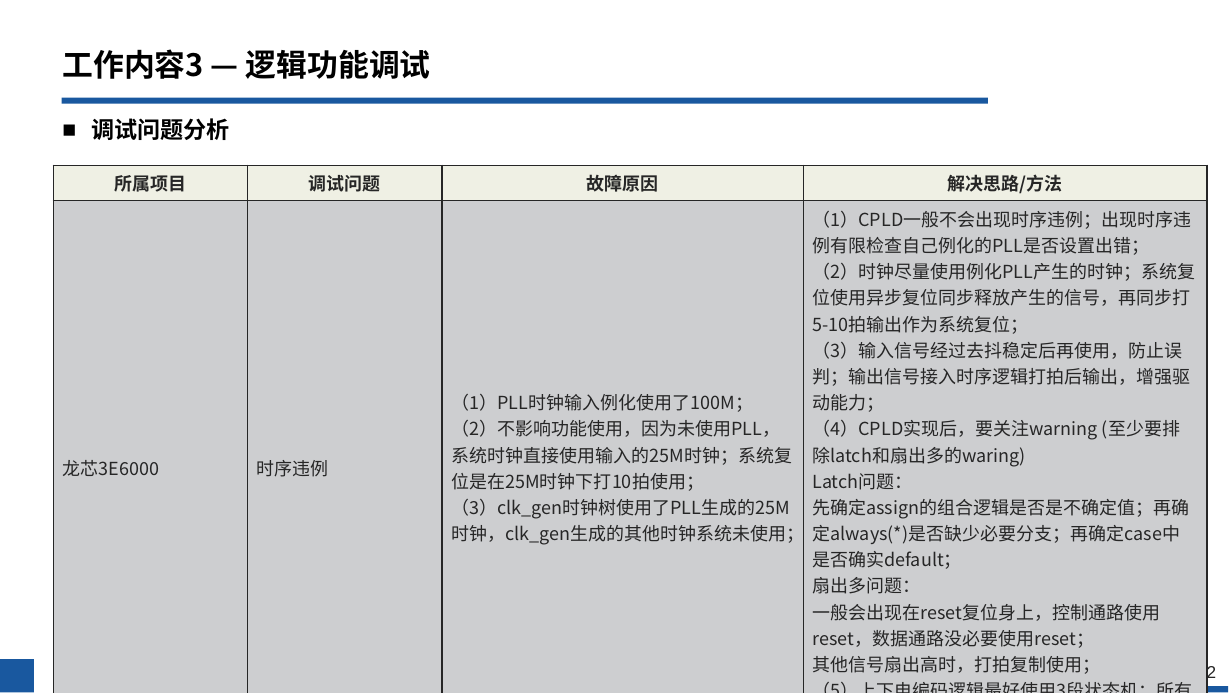
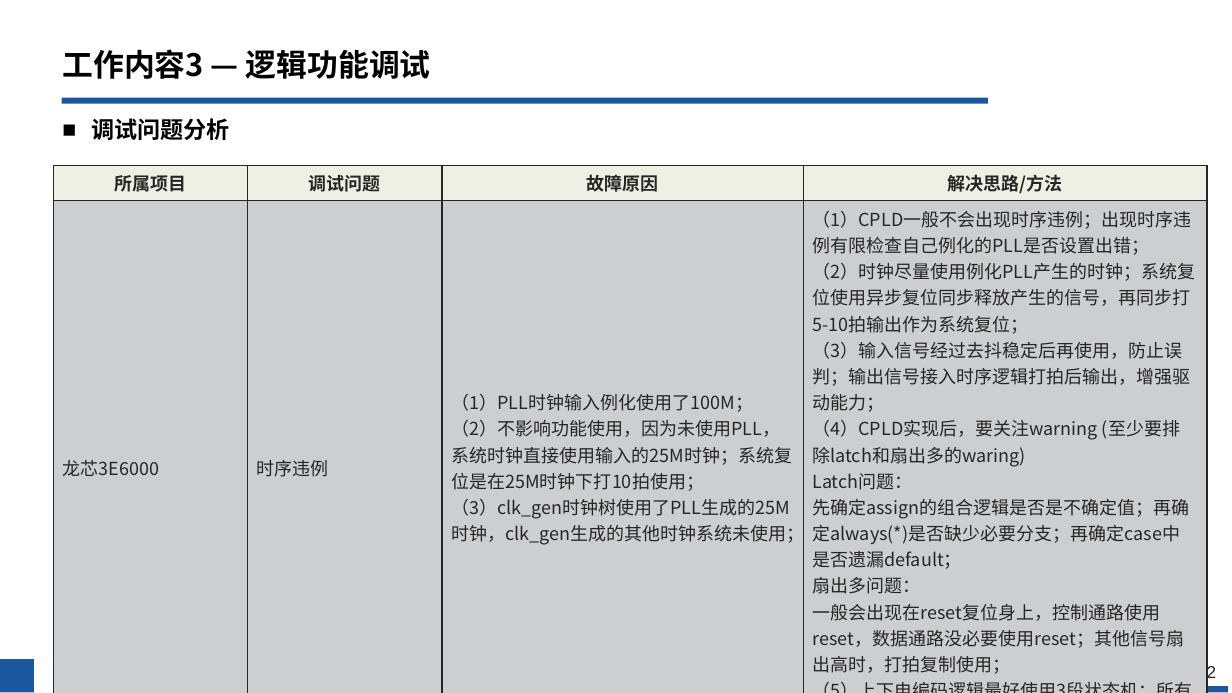
Before and after one commit to hahada-998/Tieta_code, a slide deck: slide 12 of 转正申请与总结-祝明杰.pptx. Drawn at 1232x693 pixels with LibreOffice and Linux fonts; fonts in the diff are those of the drawing; background and template pictures are left out. Boxes give left, top, right and bottom in pixels: in the first picture for what was removed or moved away, otherwise in the second. Text is boxed around its words. In the diff, an @@ line names an element or a change of style, - is before the commit and + after.

```diff
--- a/转正申请与总结-祝明杰.pptx
+++ b/转正申请与总结-祝明杰.pptx
@@ table at (54, 165, 1207, 678) @@
-row 2, column 4: （1）CPLD一般不会出现时序违例；出现时序违例有限检查自己例化的PLL是否设置出错； / （2）时钟尽量使用例化PLL产生的时钟；系统复位使用异步复位同步释放产生的信号，再同步打5-10拍输出作为系统复位； / （3）输入信号经过去抖稳定后再使用，防止误判；输出信号接入时序逻辑打拍后输出，增强驱动能力； / （4）CPLD实现后，要关注warning (至少要排除latch和扇出多的waring) / Latch问题： / 先确定assign的组合逻辑是否是不确定值；再确定always(*)是否缺少必要分支；再确定case中是否确实default； / 扇出多问题： / 一般会出现在reset复位身上，控制通路使用reset，数据通路没必要使用reset； / 其他信号扇出高时，打拍复制使用； / （5）上下电编码逻辑最好使用3段状态机；所有信号和修改添加必要注释，便于维护；
+row 2, column 4: （1）CPLD一般不会出现时序违例；出现时序违例有限检查自己例化的PLL是否设置出错； / （2）时钟尽量使用例化PLL产生的时钟；系统复位使用异步复位同步释放产生的信号，再同步打5-10拍输出作为系统复位； / （3）输入信号经过去抖稳定后再使用，防止误判；输出信号接入时序逻辑打拍后输出，增强驱动能力； / （4）CPLD实现后，要关注warning (至少要排除latch和扇出多的waring) / Latch问题： / 先确定assign的组合逻辑是否是不确定值；再确定always(*)是否缺少必要分支；再确定case中是否遗漏default； / 扇出多问题： / 一般会出现在reset复位身上，控制通路使用reset，数据通路没必要使用reset；其他信号扇出高时，打拍复制使用； / （5）上下电编码逻辑最好使用3段状态机；所有信号和修改添加必要注释，便于维护；
```
Also in this commit, not shown: 4 other slides changed, 3 other files.
